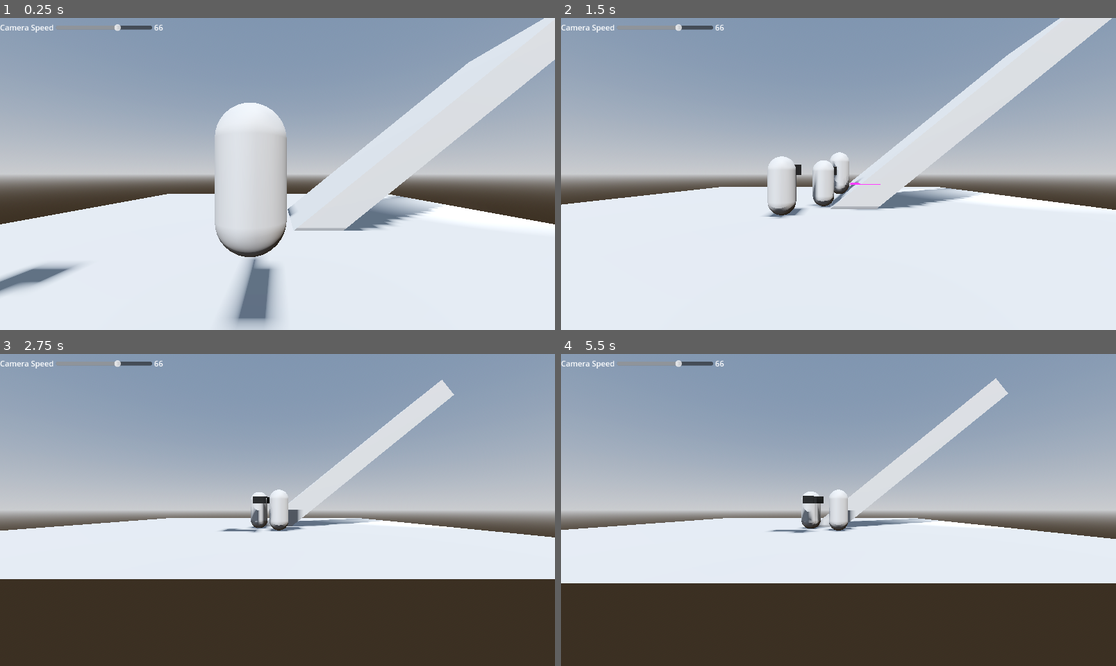
Above: before the commit, frames 1-4 (two rows, left to right).
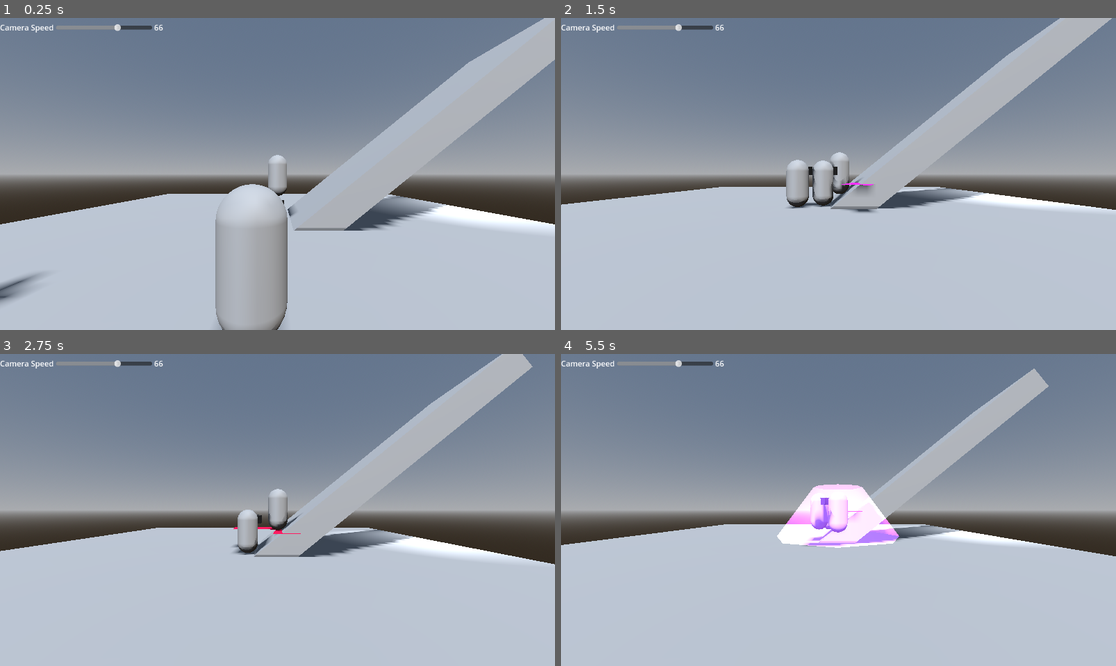
Above: after the commit, the same moments.

Repository: geekazodium/test-3d-project
Game: Godot game, scene res://world/test_scene.tscn
Two runs of this game, one before a commit and one after it. Both use one fixed random seed, a clock stepped at 60 frames per second and the inputs below.
Inputs:
- Up to frame 1 (0.25 s): no input
- Up to frame 2 (1.5 s): hold D (move_right) 0.53-1.28 s; tap Space (block) at 0.6 s; hold S (move_backward) from 1.28 s (still down); tap Ctrl (sprint) at 1.35 s
- Up to frame 3 (2.75 s): release S (move_backward) at 2.03 s; hold D (move_right) from 2.03 s (still down); tap Space (block) at 2.1 s
- Up to frame 4 (5.5 s): release D (move_right) at 2.78 s; hold W (move_forward) 2.78-3.53 s; tap Ctrl (sprint) at 2.85, 4.35 s; hold A (move_left) 3.53-5.03 s; tap Space (block) at 3.6, 5.1 s; hold S (move_backward) from 5.03 s (still down)

The runs differ from the first frame. In frame 1, 91% of the frame differs, in the area x 0-100%, y 0-100%; in frame 2, 96%; in frame 3, 96%; in frame 4, 97%.

Commit message:
feature: character body collision enemy pathfinding avoidance

Diff:
--- a/character_body/UM_character_body_3d.gd
+++ b/character_body/UM_character_body_3d.gd
@@ -12,7 +12,7 @@
 func _physics_process(delta: float) -> void:
 	var force: Vector3 = self.get_gravity();
 
-	var input_direction: Vector2 = self.movement_direction.get_input_xz();
+	var input_direction: Vector2 = self.movement_direction.get_input_xz().normalized();
 	if input_direction != Vector2.ZERO:
 		self.last_nonzero_input_dir = input_direction;
 
--- a/enemy/enemy_move_dir.gd
+++ b/enemy/enemy_move_dir.gd
@@ -11,6 +11,21 @@
 
 var direction_vec: Vector2 = Vector2.ZERO;
 
+var safe_vec: Vector2 = Vector2.ZERO;
+
+func _ready() -> void:
+	self.nav_agent.velocity_computed.connect(self.on_velocity_computed);
+
+func on_velocity_computed(safe_v: Vector3) -> void:
+	#self.nav_agent.target_position = target.global_position;
+	#var position: Vector3 = self.nav_agent.get_next_path_position();
+	#if self.nav_agent.get_path_length() <= distance_tolerance:
+		#self.direction_vec = Vector2.ZERO;
+		#self._physics_process_in_range(delta);
+		#return;
+	print(safe_v);
+	self.safe_vec = Vector2(safe_v.x,safe_v.z).normalized();
+
 func _physics_process(delta: float) -> void:
 	self.nav_agent.target_position = target.global_position;
 	var position: Vector3 = self.nav_agent.get_next_path_position();
@@ -19,7 +34,8 @@
 		self._physics_process_in_range(delta);
 		return;
 	position -= self.current_position_node.global_position;
-	self.direction_vec = Vector2(position.x, position.z).normalized();
+	self.direction_vec = (Vector2(position.x, position.z).normalized() + safe_vec * .75).normalized();
+	self.safe_vec = Vector2.ZERO;
 
 func _physics_process_in_range(_delta: float) -> void:
 	if self.target.global_position.distance_to(self.current_position_node.global_position) > distance_tolerance:
--- a/enemy/test_enemy.tscn
+++ b/enemy/test_enemy.tscn
@@ -26,6 +26,8 @@
 size = Vector3(2, 1, 2)
 
 [node name="TestEnemy" type="CharacterBody3D" node_paths=PackedStringArray("movement_direction")]
+collision_layer = 33
+collision_mask = 3
 script = ExtResource("1_jdt6p")
 movement_direction = NodePath("MovementDirection")
 
@@ -43,9 +45,12 @@
 [node name="NavigationAgent3D" type="NavigationAgent3D" parent="."]
 path_desired_distance = 0.5
 simplify_path = true
+avoidance_enabled = true
+radius = 0.75
+use_3d_avoidance = true
 
 [node name="MovementDirection" type="Node" parent="." node_paths=PackedStringArray("nav_agent", "current_position_node", "actionable_timer", "attack_l", "attack_r")]
-process_physics_priority = -1
+process_physics_priority = -2
 script = ExtResource("2_xhk1j")
 nav_agent = NodePath("../NavigationAgent3D")
 current_position_node = NodePath("..")
--- /dev/null
+++ b/player/parry_box.gdshader
@@ -0,0 +1,24 @@
+shader_type spatial;
+render_mode unshaded;
+
+uniform sampler2D OFFSET_TEX;
+uniform sampler2D OPACITY_TEX;
+uniform sampler2D TEX;
+uniform sampler2D SCREEN_TEX: hint_screen_texture;
+
+void vertex() {
+	// Called for every vertex the material is visible on.
+}
+
+void fragment() {
+	ALBEDO = texture(SCREEN_TEX, SCREEN_UV + (texture(OFFSET_TEX, UV).xy - .5) * .1).rgb;
+	float opacity = texture(OPACITY_TEX, UV).x;
+	ALBEDO = texture(TEX, UV).xyz * opacity + ALBEDO * (1. - opacity);
+	//ALBEDO = ALBEDO + texture(TEX, UV).rgb;
+	// Called for every pixel the material is visible on.
+}
+
+//void light() {
+//	// Called for every pixel for every light affecting the material.
+//	// Uncomment to replace the default light processing function with this one.
+//}
--- a/player/player_character_body.tscn
+++ b/player/player_character_body.tscn
@@ -1,14 +1,49 @@
-[gd_scene load_steps=11 format=3 uid="uid://dkbyhrm8sdsgm"]
+[gd_scene load_steps=19 format=3 uid="uid://dkbyhrm8sdsgm"]
 
 [ext_resource type="Script" uid="uid://bouafuxoorwbn" path="res://player/player_character_body.gd" id="1_gphhd"]
 [ext_resource type="PackedScene" uid="uid://bjji6fcd42ffv" path="res://player/parry_success_scene.tscn" id="2_a730x"]
 [ext_resource type="Script" uid="uid://r6g38psoexaf" path="res://player/camera/camera_orbiter.gd" id="2_uvqt2"]
 [ext_resource type="Script" uid="uid://cwpwpp1ucih3c" path="res://player/camera/min_safe_margin_camera.gd" id="3_gphhd"]
+[ext_resource type="Shader" uid="uid://dm1vcor2uxr0" path="res://player/parry_box.gdshader" id="3_k0s2j"]
 [ext_resource type="Script" uid="uid://0c5e6p8dg6t3" path="res://player/player_movement_direction.gd" id="4_nijgw"]
 [ext_resource type="Script" uid="uid://boj2kam5yrm10" path="res://player/parry_vis_indicator.gd" id="5_lduaf"]
 
+[sub_resource type="Gradient" id="Gradient_k0s2j"]
+colors = PackedColorArray(0.5001195, 0, 0, 1, 0.49803922, 1, 0, 1)
+
+[sub_resource type="GradientTexture2D" id="GradientTexture2D_rbwsj"]
+gradient = SubResource("Gradient_k0s2j")
+fill_from = Vector2(0, 1)
+fill_to = Vector2(0, 0)
+metadata/_snap_enabled = true
+
+[sub_resource type="Gradient" id="Gradient_puh80"]
+offsets = PackedFloat32Array(0, 0.64285713, 1)
+colors = PackedColorArray(0, 0, 0, 1, 0.76984125, 0.76984125, 0.76984125, 1, 1, 1, 1, 1)
+
+[sub_resource type="GradientTexture2D" id="GradientTexture2D_j867d"]
+gradient = SubResource("Gradient_puh80")
+fill_to = Vector2(0, 1)
+metadata/_snap_enabled = true
+
+[sub_resource type="Gradient" id="Gradient_rbwsj"]
+colors = PackedColorArray(0, 0, 0, 1, 0.75686276, 0.85882354, 1, 1)
+
+[sub_resource type="GradientTexture2D" id="GradientTexture2D_puh80"]
+gradient = SubResource("Gradient_rbwsj")
+fill_to = Vector2(0, 1)
+metadata/_snap_enabled = true
+
+[sub_resource type="ShaderMaterial" id="ShaderMaterial_a730x"]
+render_priority = 1
+shader = ExtResource("3_k0s2j")
+shader_parameter/OFFSET_TEX = SubResource("GradientTexture2D_rbwsj")
+shader_parameter/OPACITY_TEX = SubResource("GradientTexture2D_j867d")
+shader_parameter/TEX = SubResource("GradientTexture2D_puh80")
+
 [sub_resource type="CylinderMesh" id="CylinderMesh_nijgw"]
 lightmap_size_hint = Vector2i(33, 14)
+material = SubResource("ShaderMaterial_a730x")
 top_radius = 0.7
 bottom_radius = 1.2
 height = 0.1
@@ -30,7 +65,7 @@
 
 [node name="PlayerCharacterBody" type="CharacterBody3D" node_paths=PackedStringArray("movement_direction")]
 collision_layer = 17
-collision_mask = 2
+collision_mask = 3
 script = ExtResource("1_gphhd")
 parry_success_scene = ExtResource("2_a730x")
 movement_direction = NodePath("MovementDirection")
--- a/project.godot
+++ b/project.godot
@@ -54,6 +54,7 @@
 3d_physics/layer_1="Character"
 3d_physics/layer_2="World"
 3d_physics/layer_5="Player"
+3d_physics/layer_6="Enemy"
 
 [physics]
 
--- a/world/test_scene.tscn
+++ b/world/test_scene.tscn
@@ -4,6 +4,17 @@
 [ext_resource type="Script" uid="uid://crhxx7novpkd" path="res://world/number.gd" id="2_bwqr6"]
 [ext_resource type="PackedScene" uid="uid://cda150cebbpye" path="res://enemy/test_enemy.tscn" id="2_ycvsm"]
 [ext_resource type="Script" uid="uid://idauc8ru35lv" path="res://world/world_boundary.gd" id="3_yl3ou"]
+
+[sub_resource type="ProceduralSkyMaterial" id="ProceduralSkyMaterial_2q0fw"]
+sky_horizon_color = Color(0.66224277, 0.6717428, 0.6867428, 1)
+ground_horizon_color = Color(0.66224277, 0.6717428, 0.6867428, 1)
+
+[sub_resource type="Sky" id="Sky_ve1mj"]
+sky_material = SubResource("ProceduralSkyMaterial_2q0fw")
+
+[sub_resource type="Environment" id="Environment_itdxs"]
+background_mode = 2
+sky = SubResource("Sky_ve1mj")
 
 [sub_resource type="BoxShape3D" id="BoxShape3D_uhqqe"]
 size = Vector3(15, 1, 4)
@@ -28,20 +39,10 @@
 geometry_source_group_name = &"world_nav_mesh"
 detail_sample_max_error = 0.5
 
-[sub_resource type="ProceduralSkyMaterial" id="ProceduralSkyMaterial_yl3ou"]
-sky_horizon_color = Color(0.66224277, 0.6717428, 0.6867428, 1)
-ground_horizon_color = Color(0.66224277, 0.6717428, 0.6867428, 1)
+[node name="Node3D" type="Node3D"]
 
-[sub_resource type="Sky" id="Sky_bwqr6"]
-sky_material = SubResource("ProceduralSkyMaterial_yl3ou")
-
-[sub_resource type="Environment" id="Environment_2q0fw"]
-background_mode = 2
-sky = SubResource("Sky_bwqr6")
-tonemap_mode = 2
-glow_enabled = true
-
-[node name="Node3D" type="Node3D"]
+[node name="WorldEnvironment" type="WorldEnvironment" parent="."]
+environment = SubResource("Environment_itdxs")
 
 [node name="Player" parent="." instance=ExtResource("1_0tkqh")]
 
@@ -64,22 +65,20 @@
 size_flags_vertical = 4
 min_value = 1.0
 step = 5.0
-value = 65.0
+value = 66.0
 
 [node name="Number" type="Label" parent="Player/MovementDirection/CameraOrbiter/CanvasLayer/HBoxContainer"]
 layout_mode = 2
 script = ExtResource("2_bwqr6")
 
 [node name="Enemy" parent="." instance=ExtResource("2_ycvsm")]
-transform = Transform3D(1, 0, 0, 0, 1, 0, 0, 0, 1, 0, 0, 6.301239)
-collision_mask = 2
+transform = Transform3D(1, 0, 0, 0, 1, 0, 0, 0, 1, 0, -0.9446125, 6.301239)
 
 [node name="MovementDirection" parent="Enemy" index="4" node_paths=PackedStringArray("target")]
 target = NodePath("../../Player")
 
 [node name="Enemy2" parent="." instance=ExtResource("2_ycvsm")]
-transform = Transform3D(1, 0, 0, 0, 1, 0, 0, 0, 1, -4.7916746, 0, 6.301239)
-collision_mask = 2
+transform = Transform3D(1, 0, 0, 0, 1, 0, 0, 0, 1, -4.7916746, -0.9446125, 6.301239)
 
 [node name="MovementDirection" parent="Enemy2" index="4" node_paths=PackedStringArray("target")]
 target = NodePath("../../Player")
@@ -135,9 +134,6 @@
 spot_range = 12.447756
 spot_angle = 38.361534
 
-[node name="WorldEnvironment" type="WorldEnvironment" parent="."]
-environment = SubResource("Environment_2q0fw")
-
 [editable path="Player"]
 [editable path="Enemy"]
 [editable path="Enemy2"]
--- /dev/null
+++ b/world/world_environment.tscn
@@ -0,0 +1,17 @@
+[gd_scene load_steps=4 format=3 uid="uid://fx1dbno8xu6n"]
+
+[sub_resource type="ProceduralSkyMaterial" id="ProceduralSkyMaterial_yl3ou"]
+sky_horizon_color = Color(0.66224277, 0.6717428, 0.6867428, 1)
+ground_horizon_color = Color(0.66224277, 0.6717428, 0.6867428, 1)
+
+[sub_resource type="Sky" id="Sky_bwqr6"]
+sky_material = SubResource("ProceduralSkyMaterial_yl3ou")
+
+[sub_resource type="Environment" id="Environment_2q0fw"]
+background_mode = 2
+sky = SubResource("Sky_bwqr6")
+tonemap_mode = 2
+glow_enabled = true
+
+[node name="WorldEnvironment" type="WorldEnvironment"]
+environment = SubResource("Environment_2q0fw")
Not shown, added: player/parry_box.gdshader.uid
